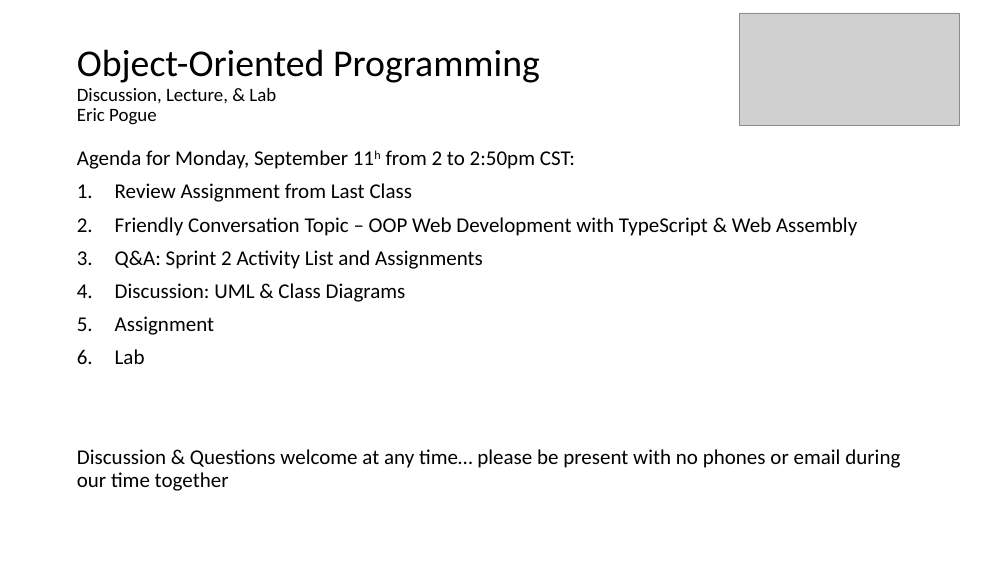
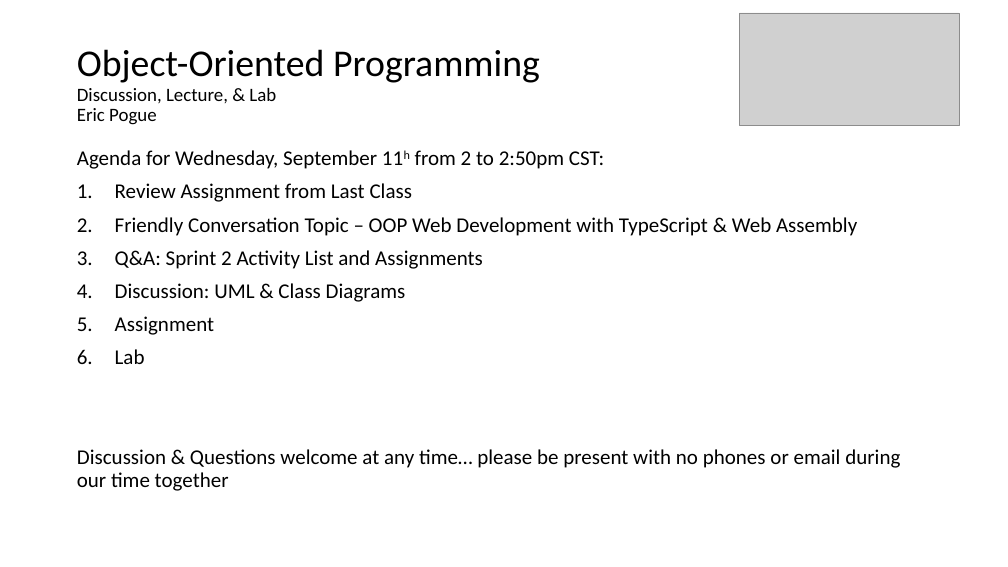
Before and after one commit to EricJPogue/CPSC-24500, a slide deck: slide 1 of lecture-slides/2019-09-11-oop.pptx. Drawn at 1008x567 pixels with LibreOffice and Linux fonts; fonts in the diff are those of the drawing; grey boxes stand for pictures. Boxes give left, top, right and bottom in pixels: in the first picture for what was removed or moved away, otherwise in the second. Text is boxed around its words. In the diff, an @@ line names an element or a change of style, - is before the commit and + after.

```diff
--- a/lecture-slides/2019-09-11-oop.pptx
+++ b/lecture-slides/2019-09-11-oop.pptx
@@ text at bbox=[77, 150, 604, 169]: text changed @@
-Agenda for Monday, September 11h from 2 to 2:50pm CST:
+Agenda for Wednesday, September 11h from 2 to 2:50pm CST:
```
Also in this commit, not shown: 1 other file.
